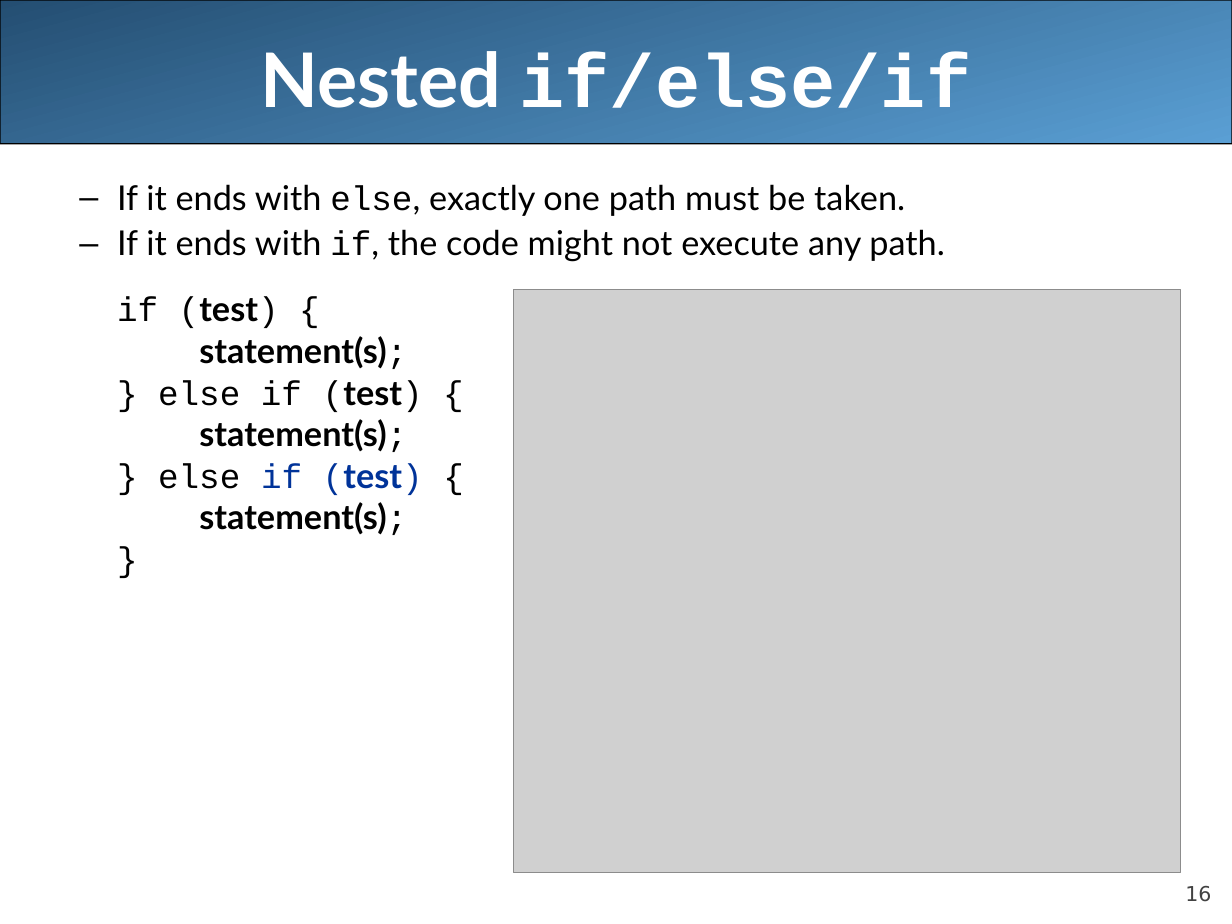
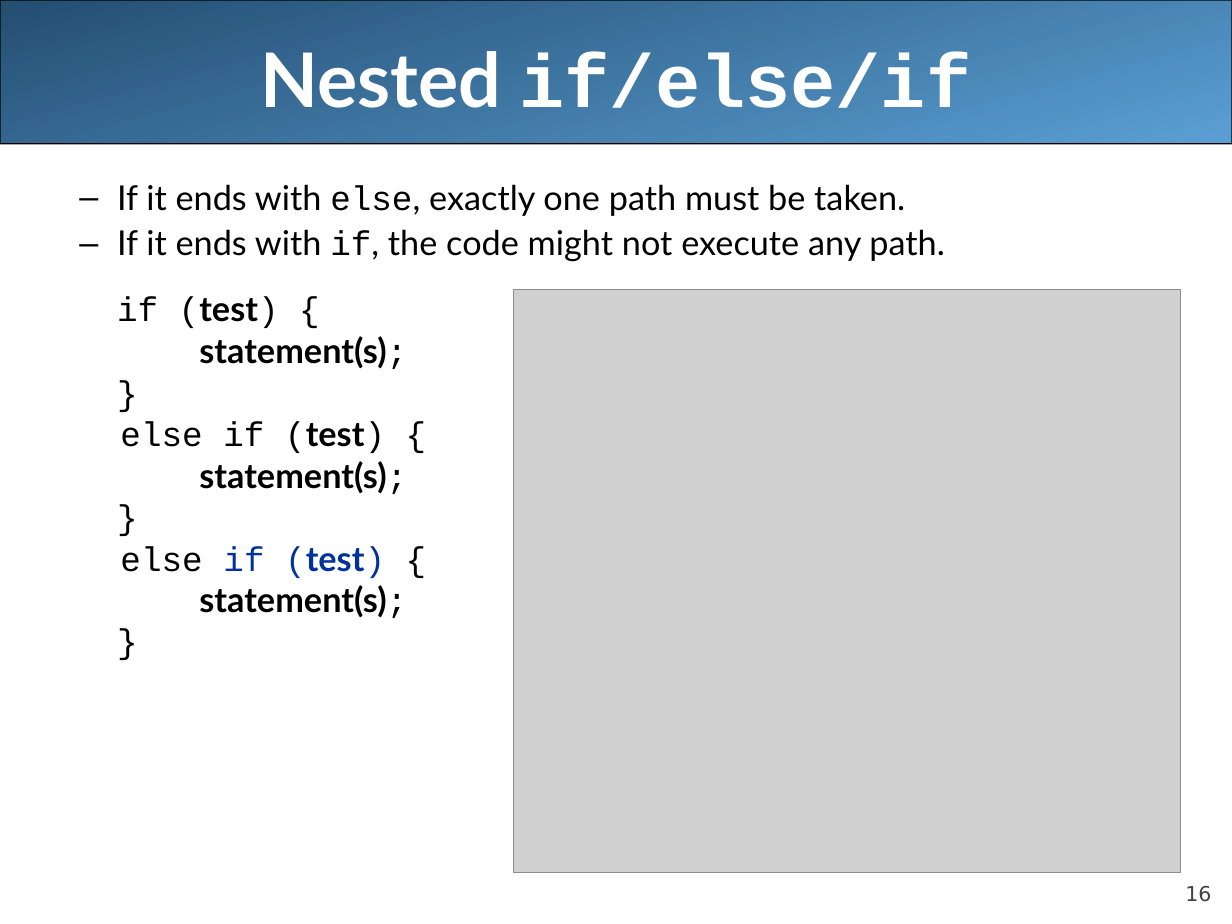
Before and after one commit to LongBaoNguyen/longbaonguyen.github.io, a slide deck: slide 16 of courses/apcsa/lecture8.ppt. Drawn at 1232x924 pixels with LibreOffice and Linux fonts; fonts in the diff are those of the drawing; grey boxes stand for pictures. Boxes give left, top, right and bottom in pixels: in the first picture for what was removed or moved away, otherwise in the second. Text is boxed around its words. In the diff, an @@ line names an element or a change of style, - is before the commit and + after.

```diff
--- a/courses/apcsa/lecture8.ppt
+++ b/courses/apcsa/lecture8.ppt
@@ text at (120,421,385,453): text changed @@
-  } else if (test) {
-  statement(s);
-  } else if (test) {
+  }
+  else if (test) {
@@ text at (120,546,407,618): paragraphs added @@
+  else if (test) {
+  statement(s);
+  }
```
Also in this commit, not shown: 9 other slides changed, 3 other files.
